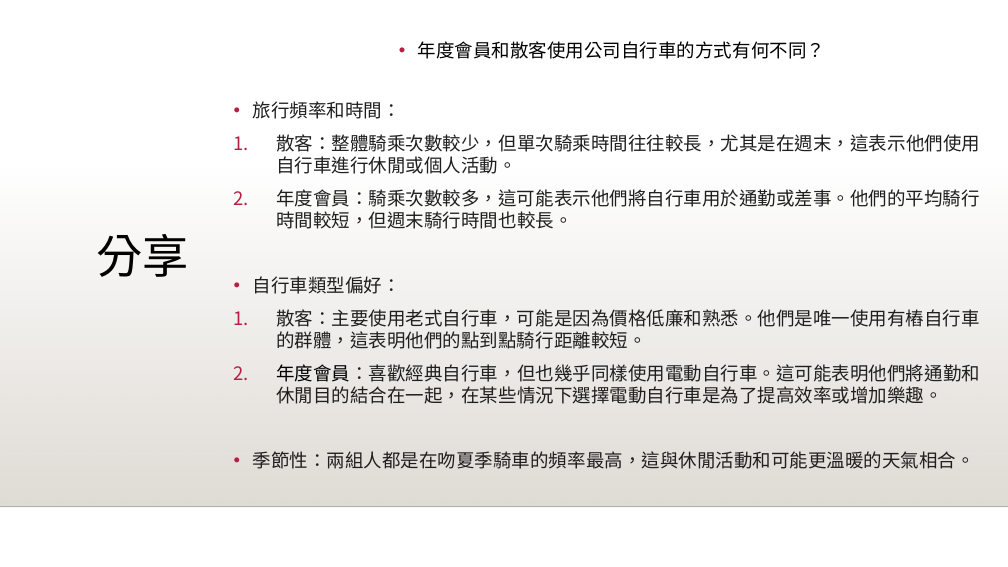
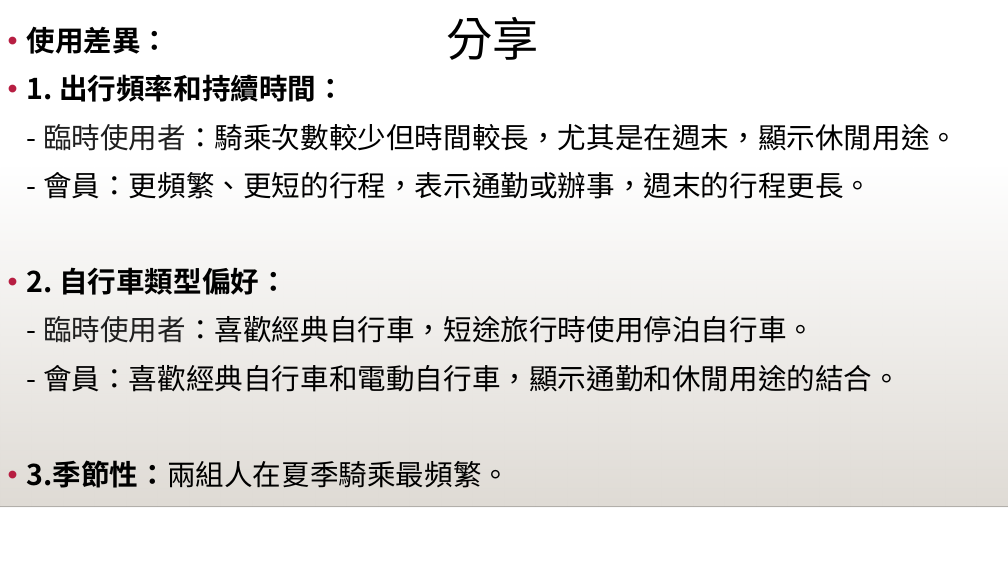
Before and after one commit to y4611676/Unanimous-Project, a slide deck: slide 13 of Analyze_project/Bike_Share/共享單車如何成功.pptx. Drawn at 1008x567 pixels with LibreOffice and Linux fonts; fonts in the diff are those of the drawing; background and template pictures are left out. Boxes give left, top, right and bottom in pixels: in the first picture for what was removed or moved away, otherwise in the second. Text is boxed around its words. In the diff, an @@ line names an element or a change of style, - is before the commit and + after.

```diff
--- a/Analyze_project/Bike_Share/共享單車如何成功.pptx
+++ b/Analyze_project/Bike_Share/共享單車如何成功.pptx
@@ text at (26,26,958,488): text changed; size 17.6 to 27.2 pt; text colour #1F1F1F to #000000 @@
-• 年度會員和散客使用公司自行車的方式有何不同？
-• 旅行頻率和時間：
-1. 散客：整體騎乘次數較少，但單次騎乘時間往往較長，尤其是在週末，這表示他們使用自行車進行休閒或個人活動。
-2. 年度會員：騎乘次數較多，這可能表示他們將自行車用於通勤或差事。他們的平均騎行時間較短，但週末騎行時間也較長。
-• 自行車類型偏好：
-1. 散客：主要使用老式自行車，可能是因為價格低廉和熟悉。他們是唯一使用有樁自行車的群體，這表明他們的點到點騎行距離較短。
-2. 年度會員：喜歡經典自行車，但也幾乎同樣使用電動自行車。這可能表明他們將通勤和休閒目的結合在一起，在某些情況下選擇電動自行車是為了提高效率或增加樂趣。
-• 季節性：兩組人都是在吻夏季騎車的頻率最高，這與休閒活動和可能更溫暖的天氣相合。
+• 使用差異：
+• 1. 出行頻率和持續時間：
+- 臨時使用者：騎乘次數較少但時間較長，尤其是在週末，顯示休閒用途。
+- 會員：更頻繁、更短的行程，表示通勤或辦事，週末的行程更長。
+• 2. 自行車類型偏好：
+- 臨時使用者：喜歡經典自行車，短途旅行時使用停泊自行車。
+- 會員：喜歡經典自行車和電動自行車，顯示通勤和休閒用途的結合。
+• 3.季節性：兩組人在夏季騎乘最頻繁。
@@ title "分享": place and size @@
-title "分享" at (96,234,188,277)
+title "分享" at (446,17,538,60)
```
Also in this commit, not shown: 11 other slides changed, 1 other file.
